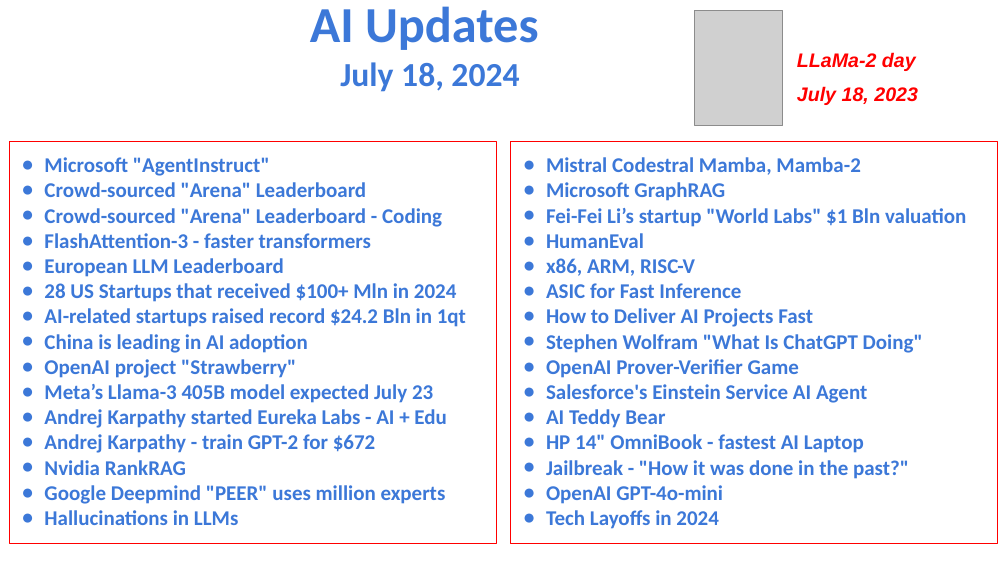
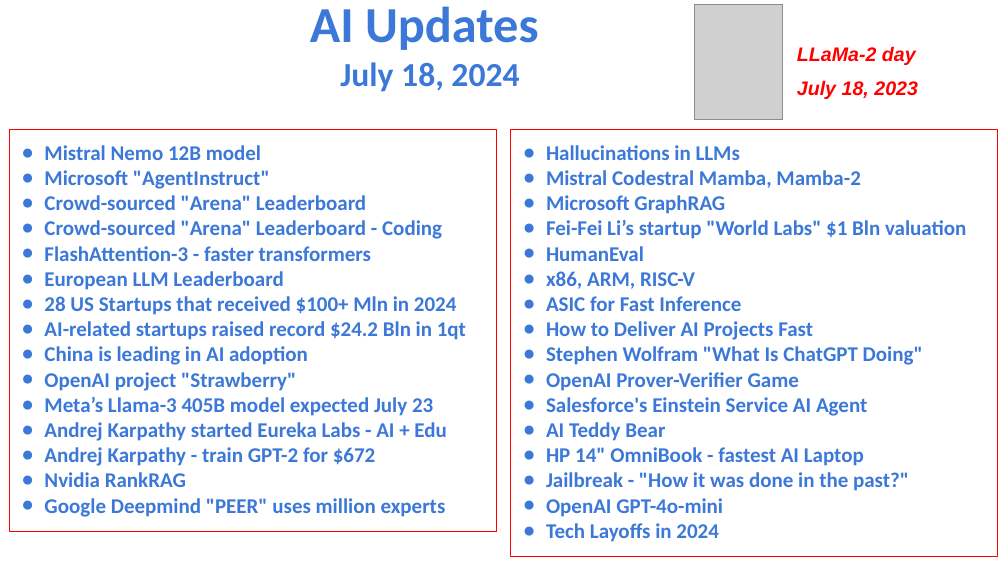
Before and after one commit to lselector/seminar, a slide deck: slide 1 of 2024/2024-07-18-AI-Updates.pptx. Drawn at 1008x567 pixels with LibreOffice and Linux fonts; fonts in the diff are those of the drawing; grey boxes stand for pictures. Boxes give left, top, right and bottom in pixels: in the first picture for what was removed or moved away, otherwise in the second. Text is boxed around its words. In the diff, an @@ line names an element or a change of style, - is before the commit and + after.

```diff
--- a/2024/2024-07-18-AI-Updates.pptx
+++ b/2024/2024-07-18-AI-Updates.pptx
@@ picture: place and size @@
-picture at <box>695,10,782,125</box>
+picture at <box>695,5,782,120</box>
@@ text "LLaMa-2 day": place and size @@
-text "LLaMa-2 day" at <box>797,52,918,105</box>
+text "LLaMa-2 day" at <box>797,46,918,99</box>
@@ rectangle "Mistral Nemo 12B model": place and size @@
-rectangle "Mistral Nemo 12B model" at <box>9,141,496,543</box>
+rectangle "Mistral Nemo 12B model" at <box>9,129,496,531</box>
@@ text in rectangle at <box>44,145,261,160</box>: paragraph added @@
+● Mistral Nemo 12B model
@@ rectangle "Hallucinations in LLMs": place and size @@
-rectangle "Hallucinations in LLMs" at <box>511,141,998,543</box>
+rectangle "Hallucinations in LLMs" at <box>511,129,998,556</box>
@@ text in rectangle at <box>546,145,740,160</box>: paragraph added @@
+● Hallucinations in LLMs
@@ text in rectangle at <box>44,510,238,525</box>: paragraph removed @@
-● Hallucinations in LLMs
```
Also in this commit, not shown: 1 other slide changed, 1 slide added.
